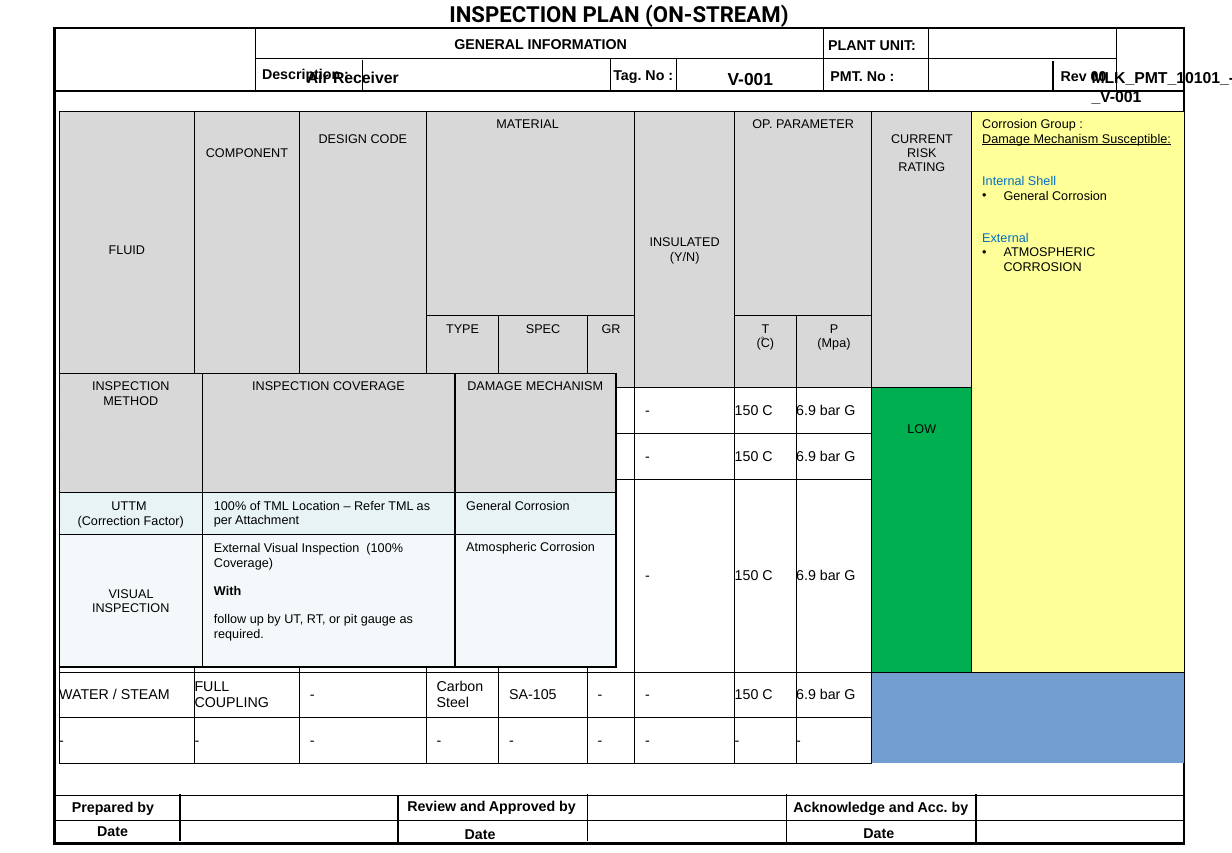
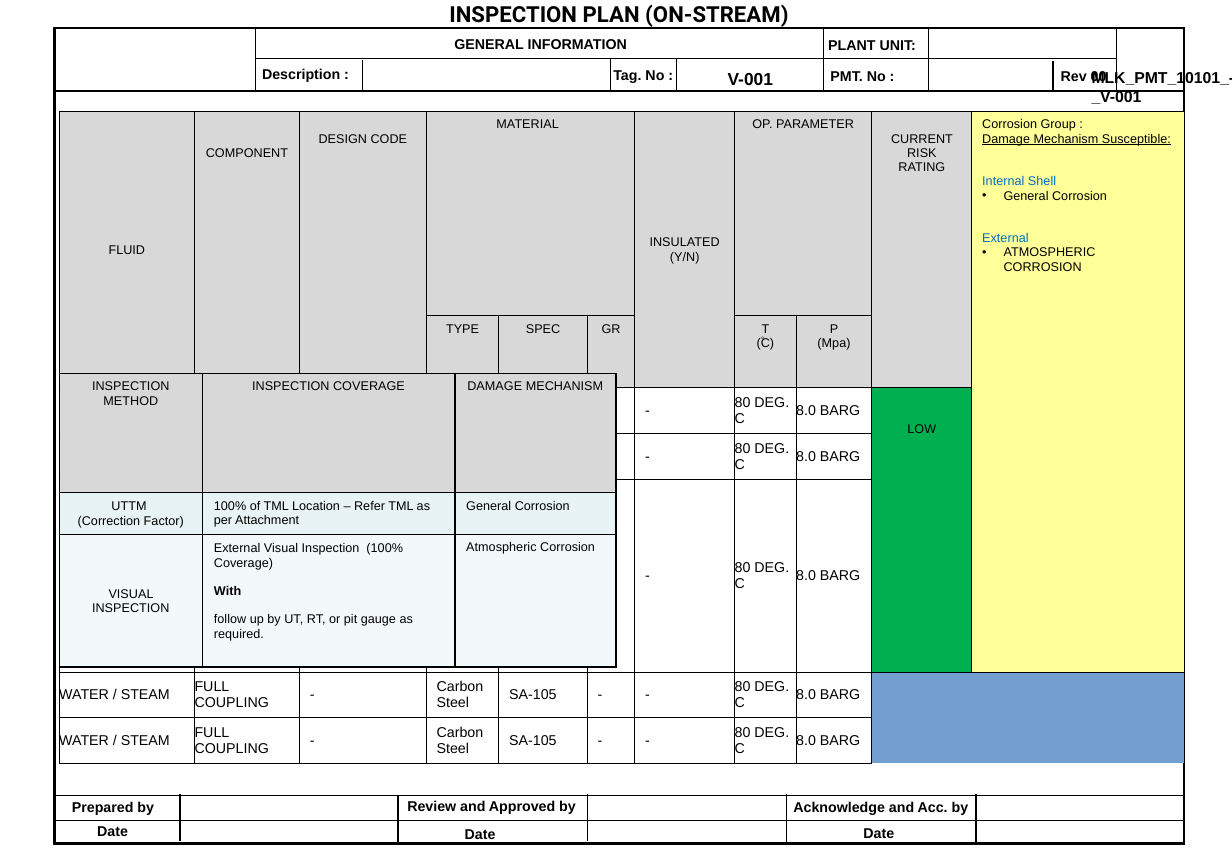
Before and after one commit to AMIRULHAFIZI/IPetro_Workshop_2, a slide deck: slide 1 of outputs/Inspection_Plan_MLK_PMT_10101_-_V-001.pptx. Drawn at 1232x853 pixels with LibreOffice and Linux fonts; fonts in the diff are those of the drawing; background and template pictures are left out. Boxes give left, top, right and bottom in pixels: in the first picture for what was removed or moved away, otherwise in the second. Text is boxed around its words. In the diff, an @@ line names an element or a change of style, - is before the commit and + after.

```diff
--- a/outputs/Inspection_Plan_MLK_PMT_10101_-_V-001.pptx
+++ b/outputs/Inspection_Plan_MLK_PMT_10101_-_V-001.pptx
@@ text removed at box(307, 71, 399, 88) @@
-Air Receiver
@@ table at box(59, 111, 1186, 757) @@
-row 3, column 8: 150 C
+row 3, column 8: 80 DEG. C
-row 3, column 9: 6.9 bar G
+row 3, column 9: 8.0 BARG
-row 4: WATER / STEAM | PLATE HEAD | - | Carbon Steel | SA-516 | 70 | - | 150 C | 6.9 bar G |  | 
+row 4: WATER / STEAM | TOP HEAD | - | Carbon Steel | SA-516 | 70 | - | 80 DEG. C | 8.0 BARG |  | 
-row 5: WATER / STEAM | HALF COUPLING | - | Carbon Steel | SA-105 | - | - | 150 C | 6.9 bar G |  | 
+row 5: WATER / STEAM | BOTTOM HEAD | - | Carbon Steel | SA-516 | 70 | - | 80 DEG. C | 8.0 BARG |  | 
-row 6, column 8: 150 C
+row 6, column 8: 80 DEG. C
-row 6, column 9: 6.9 bar G
+row 6, column 9: 8.0 BARG
-row 7: - | - | - | - | - | - | - | - | - |  | 
+row 7: WATER / STEAM | FULL COUPLING | - | Carbon Steel | SA-105 | - | - | 80 DEG. C | 8.0 BARG |  | 
```
Also in this commit, not shown: 12 other files.
